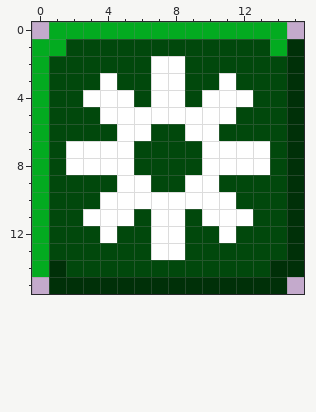
Pixel-art file -- Assets/Sprites/Setting.aseprite. Above: the version before the commit.
16x16 pixels, 1 frame. Colours within 5 levels of each other are drawn and written as one.
Now the later version:
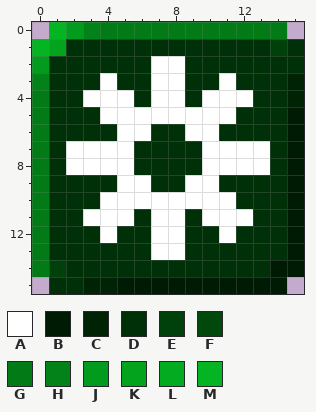
Palette (. is transparent): A #ffffff  B #001b04  C #002205  D #003008  E #00400b  F #01480c  G #027a16  H #028218  J #039b1d  K #03a31e  L #03ab20  M #04b422
What changed:
Changed rows in their new state; - is an unchanged pixel.
Layer "レイヤー 1":
first column x 0:
 0 -MJHGGGGGGGGGGG-
 1 MKDDDDDDDDDDDDE-
 2 JDDDDDD--DDDDDD-
 3 HDDD-DD--DD-DDDC
 4 GDD---D--D---DDC
 5 GDDD--------DDDB
 6 GDDDD--DD--DDDDB
 7 GD----DDDD----DB
 8 GD----DDDD----DB
 9 GDDDD--DD--DDDDB
10 GDDD--------DDDB
11 GDD---D--D---DDB
12 GDDD-DD--DD-DDDB
13 GDDDDDD--DDDDDDB
14 GEDDDDDDDDDDDDBB
15 ---CCBBBBBBBBBB-
Changed places in both pictures, as pixel boxes (x1, y1, x2, y2):
changed: (32, 22, 304, 294)
